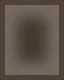
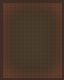
The second 64x80 image is a revision of the first. Changes to its layers:
painted on "Border" over [0, 0, 64, 80]
painted on "Grain" over [0, 0, 64, 80]
removed layer "Base + Edge Glow" over [0, 0, 64, 80]
added layer "Edge Glow" above "Base" over [0, 0, 64, 80]
added layer "Base" over [0, 0, 64, 80]